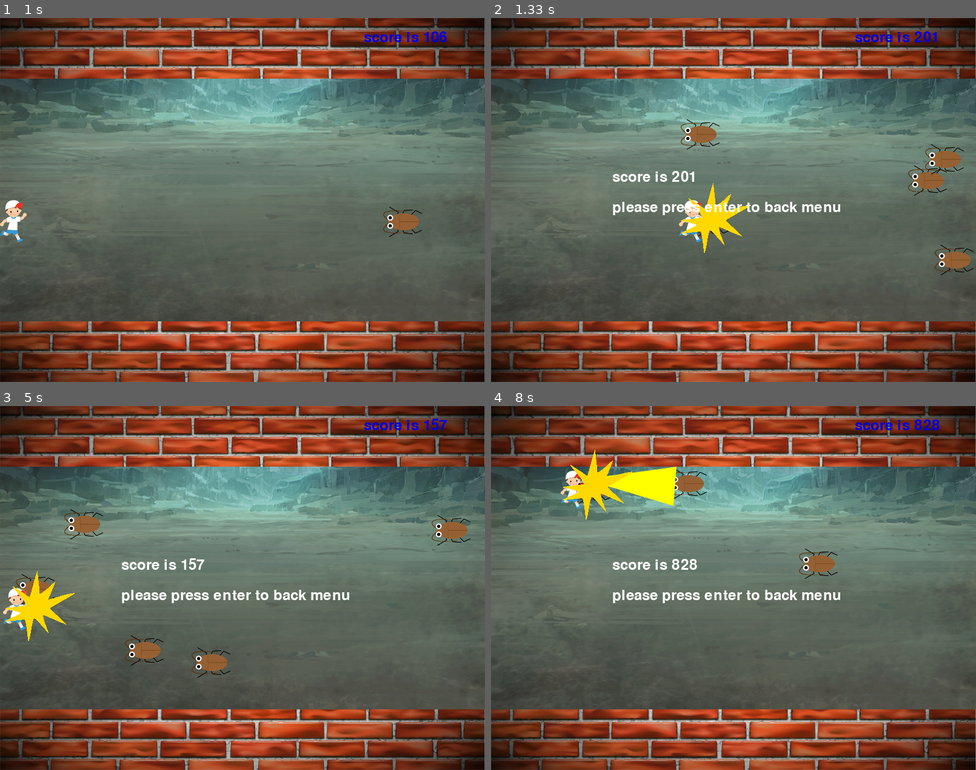
Above: before the commit, frames 1-4 (two rows, left to right).
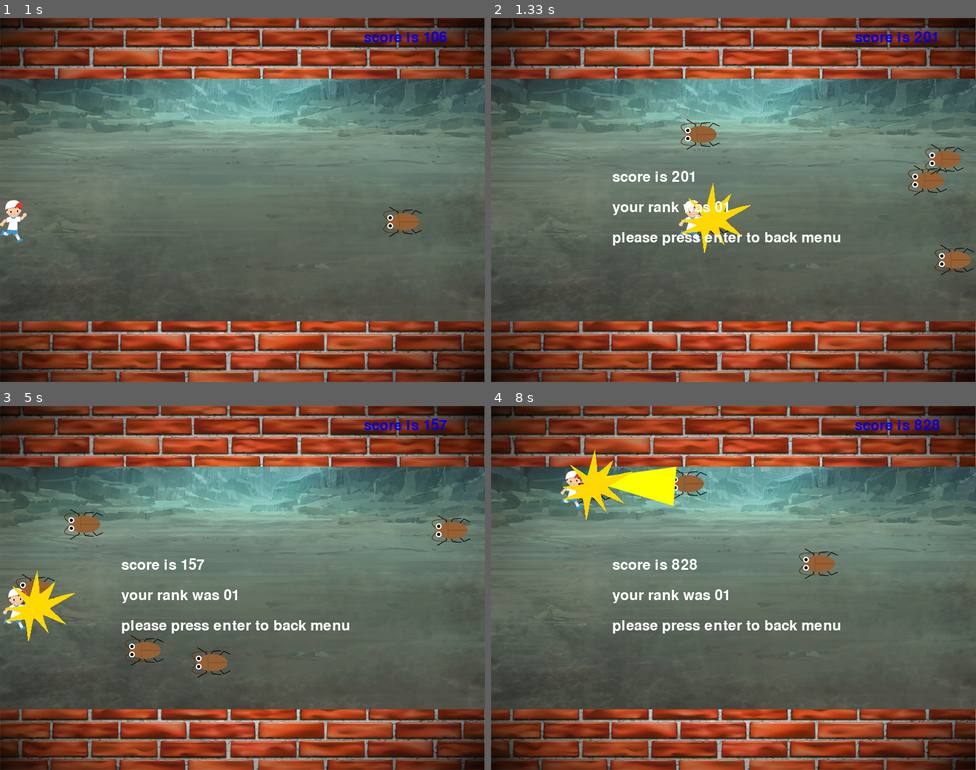
Above: after the commit, the same moments.

Repository: Juju-62q/Taro-sAdventure
Game: pygame game, started from client/MainMenu/MainMenu.py
Same seed, same stepped clock (60 frames per second), same inputs: the game is played once before the commit and once after it.
Inputs:
- Up to frame 1 (1 s): tap S at 0.33 s; tap Enter at 0.67 s
- Up to frame 2 (1.33 s): hold Right from 1.1 s (still down)
- Up to frame 3 (5 s): release Right at 1.57 s; tap Enter at 1.6, 2.33, 3.57 s; tap S at 1.93, 3.9 s; tap Z at 2.9 s; hold Up 3.23-3.53 s; hold Enter 4.23-4.7 s; hold Right from 4.73 s (still down)
- Up to frame 4 (8 s): release Right at 5.2 s; tap Enter at 5.23, 6.38 s; tap S at 5.92 s; hold Left 7.08-7.48 s; tap Z at 7.15, 7.45, 7.58, 7.98 s; hold Up 7.52-7.88 s; hold Right from 7.92 s (still down)

Frame 1 is identical in both runs. In frame 2, 1.3% of the frame differs, in the area x 25-72%, y 50-63%; in frame 3, 1.3%; in frame 4, 1.3%.

Commit message:
make socket

Diff:
--- a/client/ScrollGame/ScrollGame.py
+++ b/client/ScrollGame/ScrollGame.py
@@ -86,7 +86,7 @@
             # paint player zone
             self.surface.blit(self.playZone, (0, self.playerZoneAbove))
 
-            # make enemy
+            # make goki
             probability = 60 - int(self.score.score / 200)
             if randint(0, probability if probability > 20 else 20) == 0:
                 gokiHeight = 50
@@ -110,16 +110,17 @@
             pressedKey = pygame.key.get_pressed()
             self.player.movePlayer(pressedKey, self.width, self.playerZoneAbove, self.playerZoneBottom)
             self.player.updatePlayerImage(pressedKey)
-
             self.surface.blit(self.player.getImage(), (self.player.rect.x, self.player.rect.y))
 
-            # kill enemy
+            # kill goki
             if self.player.killerFlag:
                 self.checkKillGokis()
+
             # update score
             scoreImage = self.sysFont.render("score is {}".format(self.score.update()), True, (0, 0, 225))
             self.surface.blit(scoreImage, (self.score.x, self.score.y))
 
+            # update display
             pygame.display.update()
             self.fpsClock.delay(3)
 
@@ -157,21 +158,25 @@
                and self.player.rect.y + self.player.rect.height >= goki.hitZone.y
 
     def gameOver(self):
+        rank = "01"#self.sendUserNameAndScore()
+
+        self.surface.blit(self.bangImage, (self.player.rect.x, self.player.rect.y - 30))
+        scoreResult = self.sysFont.render("score is {}".format(self.score.score), True, (255, 255, 255))
+        Rank = self.sysFont.render("your rank was {}".format(rank), True, (255, 255, 255))
+        backMenu = self.sysFont.render("please press enter to back menu", True, (255, 255, 255))
+        self.surface.blit(scoreResult, (200, 250))
+        self.surface.blit(Rank, (200, 300))
+        self.surface.blit(backMenu, (200, 350))
+        pygame.display.update()
+
+    def sendUserNameAndScore(self):
         userName = getpass.getuser()
         sendData = "{0} {1}".format(userName, self.score.score).encode("ascii")
-
-        #client = socket.socket(socket.AF_INET, socket.SOCK_STREAM)
-        #client.connect(("127.0.0.1", 50000))
-        #client.sendall(4)
-        #response = client.recv(4096)
-        #client.sendall(sendData)
-        #response = client.recv(4096)
-        #client.close()
-
-
-        self.surface.blit(self.bangImage, (self.player.rect.x, self.player.rect.y - 30))
-        scoreImage = self.sysFont.render("score is {}".format(self.score.score), True, (255, 255, 255))
-        tmp = self.sysFont.render("please press enter to back menu", True, (255, 255, 255))
-        self.surface.blit(scoreImage, (200, 250))
-        self.surface.blit(tmp, (200, 300))
-        pygame.display.update()
+        client = socket.socket(socket.AF_INET, socket.SOCK_STREAM)
+        client.connect(("127.0.0.1", 50000))
+        client.sendall(b'4')
+        response = client.recv(4096)
+        client.sendall(sendData)
+        response = client.recv(4096)
+        client.close()
+        return response.decode("ascii")
Binary file added: client/GameContents/bug_sacchuuzai.png
